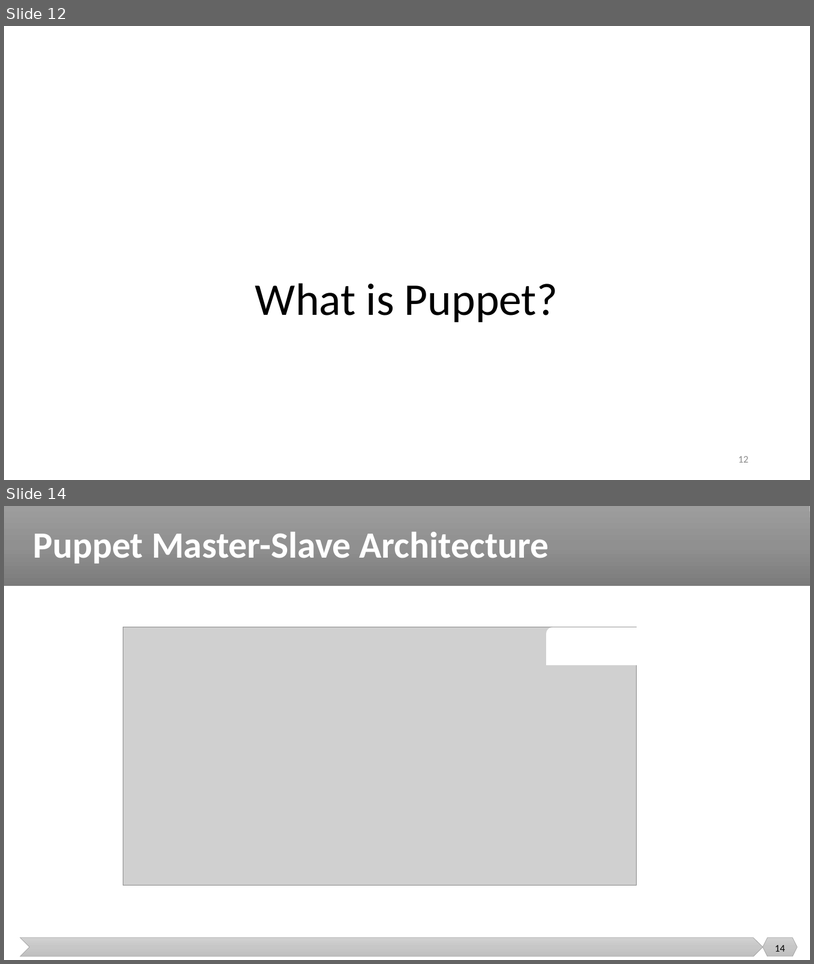
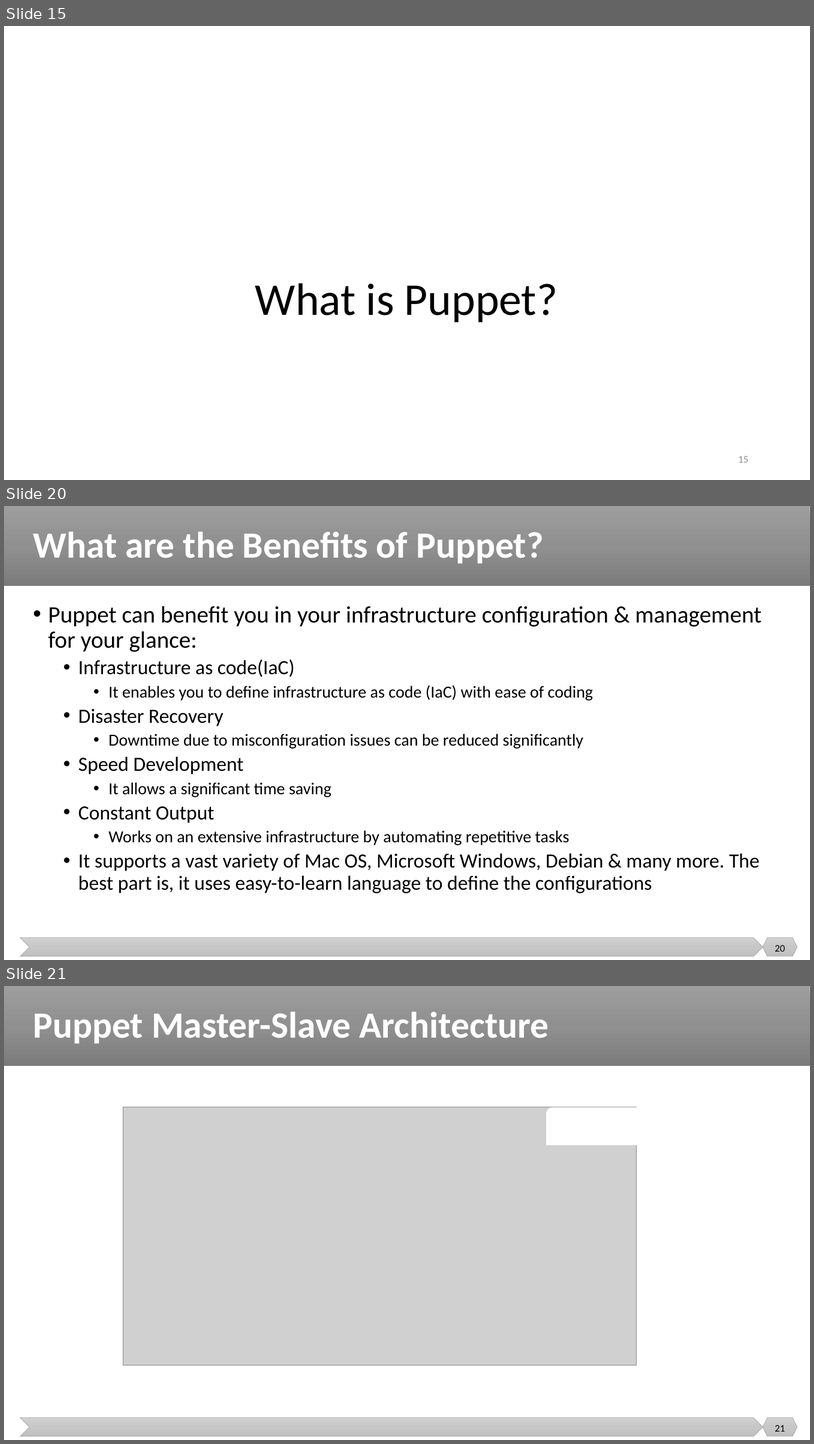
Before and after one commit to malenezi/malenezi, a slide deck: SE489/Lectures/6-Configuration Management/Configuration Management 2.pptx. Shown one above the other, each under a label of ours: slides 12 and 14 before the commit, slides 15, 20 and 21 after it; the slides between them are not shown. The pictures are 814x964 and 814x1444 pixels, drawn with LibreOffice and Linux fonts; fonts in the diff are those of the drawing; grey boxes stand for pictures. Boxes give left, top, right and bottom in pixels: in the first picture for what was removed or moved away, otherwise in the second. Text is boxed around its words. In the diff, an @@ line names an element or a change of style, - is before the commit and + after.

```diff
--- a/SE489/Lectures/6-Configuration Management/Configuration Management 2.pptx
+++ b/SE489/Lectures/6-Configuration Management/Configuration Management 2.pptx
@@ slide 20 added at bbox=[4, 506, 810, 960], background #FFFFFF; not listed: 3 template elements that a slide beside it also shows @@
@@ title added at bbox=[33, 532, 543, 564], 44 pt, text #FFFFFF, bold @@
+What are the Benefits of Puppet?
@@ text added at bbox=[48, 606, 762, 893], 20 pt, text #000000 @@
+• Puppet can benefit you in your infrastructure configuration & management for your glance:
+  • Infrastructure as code(IaC)
+    • It enables you to define infrastructure as code (IaC) with ease of coding
+  • Disaster Recovery
+    • Downtime due to misconfiguration issues can be reduced significantly
+  • Speed Development
+    • It allows a significant time saving
+  • Constant Output
+    • Works on an extensive infrastructure by automating repetitive tasks
+  • It supports a vast variety of Mac OS, Microsoft Windows, Debian & many more. The best part is, it uses easy-to-learn language to define the configurations
@@ page number added at bbox=[775, 945, 785, 951], 12 pt, text #000000 @@
+20
@@ what was slide 12 is now slide 15 @@
@@ page number at bbox=[738, 456, 749, 462]: text changed @@
-12
+15
@@ what was slide 14 is now slide 21 @@
@@ page number at bbox=[775, 1425, 785, 1431]: text changed @@
-14
+21
```
Also in this commit, not shown: 2 slides changed, 7 other slides added, 1 other file.
